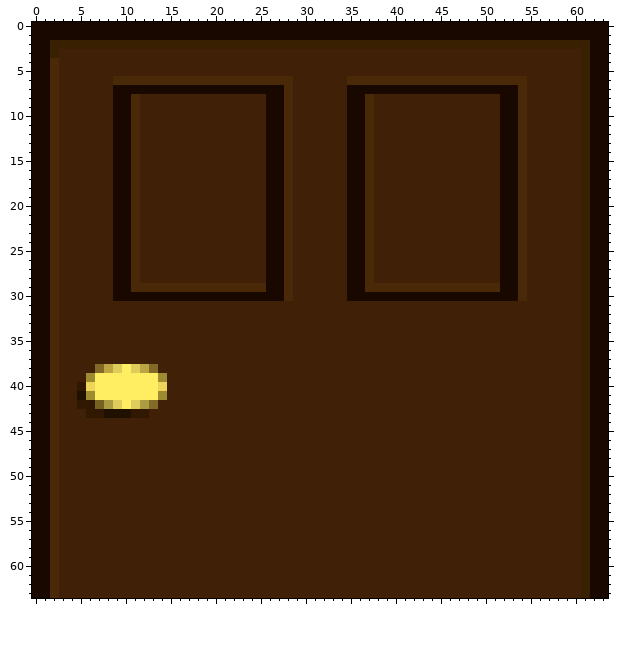
Pixel-art sprite -- Game/Texture/building/door2.png. That is the earlier state.
The file is 64x64 pixels.
And afterwards:
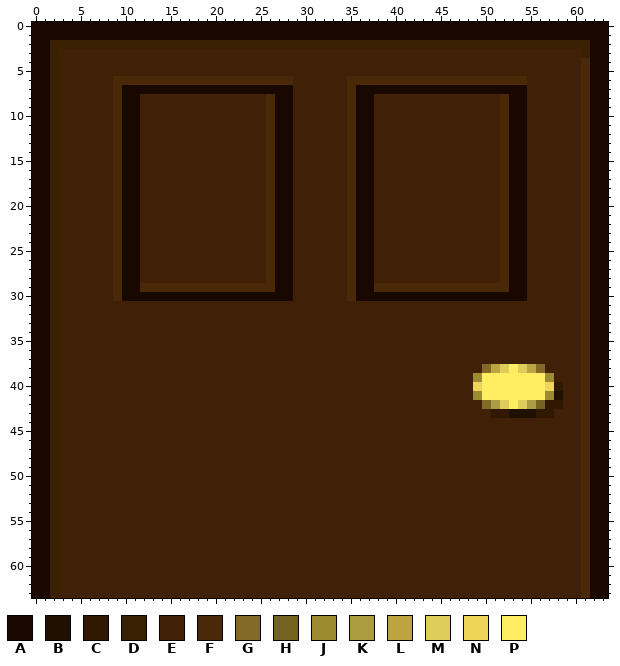
Palette (. is transparent): A #180800  B #201000  C #311800  D #392000  E #412008  F #4a2908  G #836a29  H #736220  J #9c8b31  K #ac9c41  L #bda441  M #decd5a  N #eed55a  P #ffee62
The edit:
y 4..6: x 2 F -> D; x 61 D -> F
y 7: x 2 F -> D; x 9 A -> F; x 28 F -> A; x 35 A -> F; x 54 F -> A; x 61 D -> F
y 8..29: x 2 F -> D; x 9 A -> F; x 11 F -> A; x 26 A -> F; x 28 F -> A; x 35 A -> F; x 37 F -> A; x 52 A -> F; x 54 F -> A; x 61 D -> F
y 30: x 2 F -> D; x 9 A -> F; x 28 F -> A; x 35 A -> F; x 54 F -> A; x 61 D -> F
y 31..37: x 2 F -> D; x 61 D -> F
y 38: x 2 F -> D; x 7..13 GLMPMLG -> EEEEEEE; x 50..56 EEEEEEE -> GLMPMLG; x 61 D -> F
y 39: x 2 F -> D; x 6..14 JPPPPPPPJ -> EEEEEEEEE; x 49..57 EEEEEEEEE -> JPPPPPPPJ; x 61 D -> F
y 40: x 2 F -> D; x 5..14 CNPPPPPPPN -> EEEEEEEEEE; x 49..58 EEEEEEEEEE -> NPPPPPPPNC; x 61 D -> F
y 41: x 2 F -> D; x 5..14 BJPPPPPPPJ -> EEEEEEEEEE; x 49..58 EEEEEEEEEE -> JPPPPPPPJB; x 61 D -> F
y 42: x 2 F -> D; x 5..13 CCHKMPMKG -> EEEEEEEEE; x 50..58 EEEEEEEEE -> GKMPMKHCC; x 61 D -> F
y 43: x 2 F -> D; x 6..12 CCBBBCC -> EEEEEEE; x 51..57 EEEEEEE -> CCBBBCC; x 61 D -> F
y 44..63: x 2 F -> D; x 61 D -> F
Changed places in both pictures, as pixel boxes (x1, y1, x2, y2):
changed: (50, 58, 167, 598)
changed: (473, 58, 590, 598)
changed: (266, 85, 293, 301)
changed: (347, 85, 374, 301)
